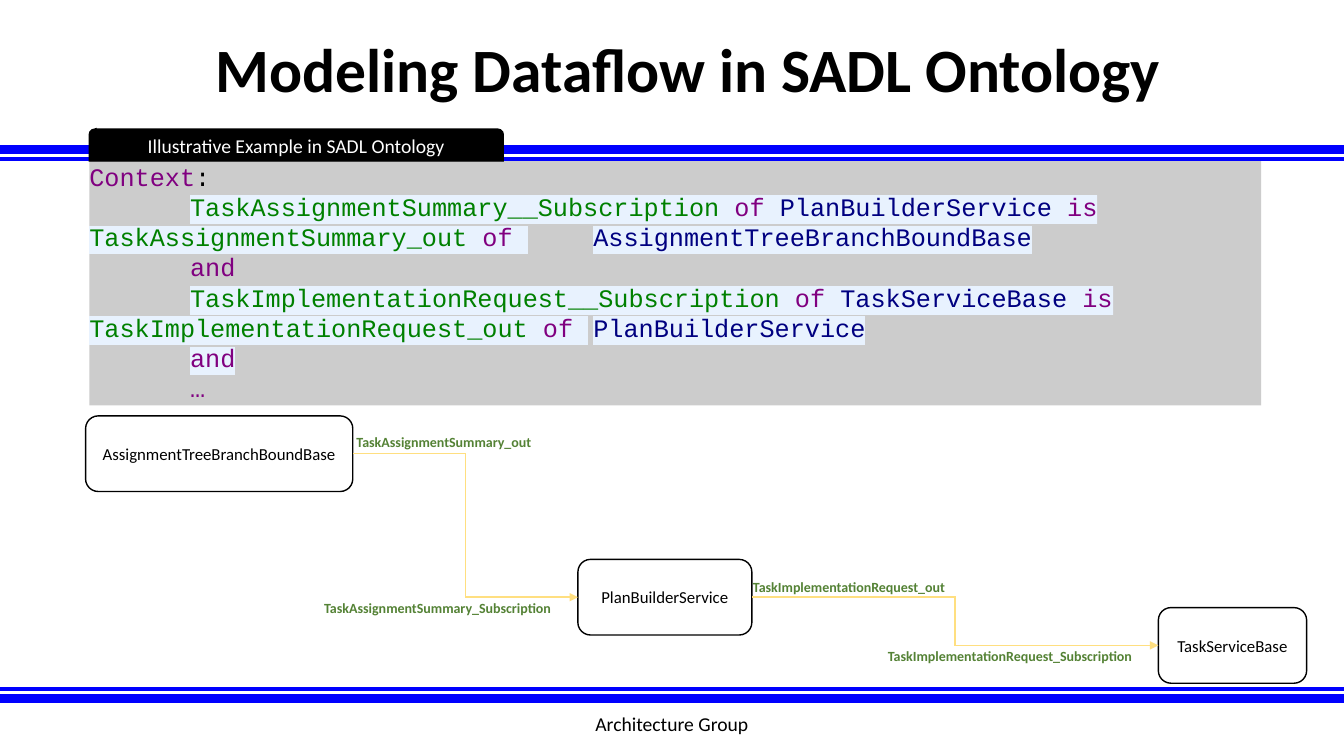
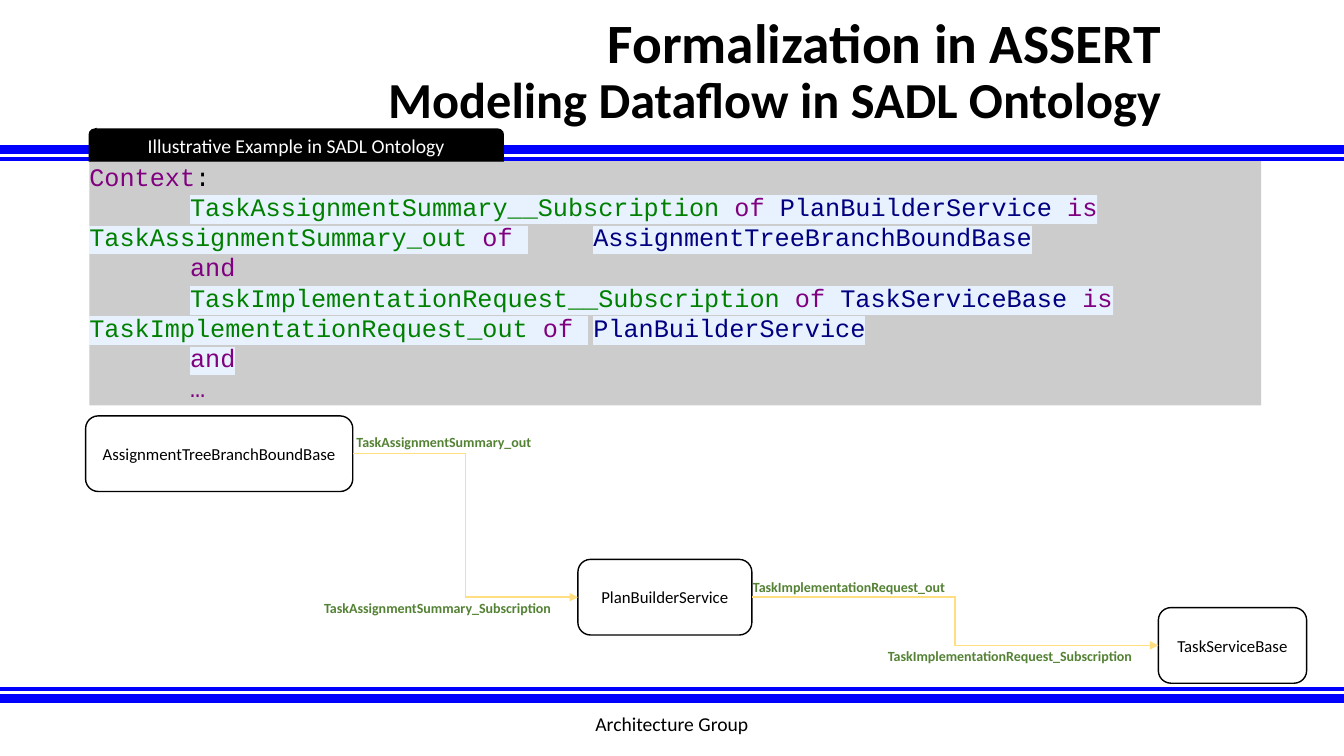
Before and after one commit to afrl-rq/OpenUxAS-SoI, a slide deck: slide 17 of presentations/S5_SoI_Architecture_Group.pptx (slide 14 before the commit). Drawn at 1344x756 pixels with LibreOffice and Linux fonts; fonts in the diff are those of the drawing; background and template pictures are left out. Boxes give left, top, right and bottom in pixels: in the first picture for what was removed or moved away, otherwise in the second. Text is boxed around its words. In the diff, an @@ line names an element or a change of style, - is before the commit and + after.

```diff
--- a/presentations/S5_SoI_Architecture_Group.pptx
+++ b/presentations/S5_SoI_Architecture_Group.pptx
@@ title at [388,24,1161,130]: text changed; size 44 to 36 pt @@
-Modeling Dataflow in SADL Ontology
+Formalization in ASSERT
+Modeling Dataflow in SADL Ontology
```
Also in this commit, not shown: 8 other slides changed, 8 slides added.
